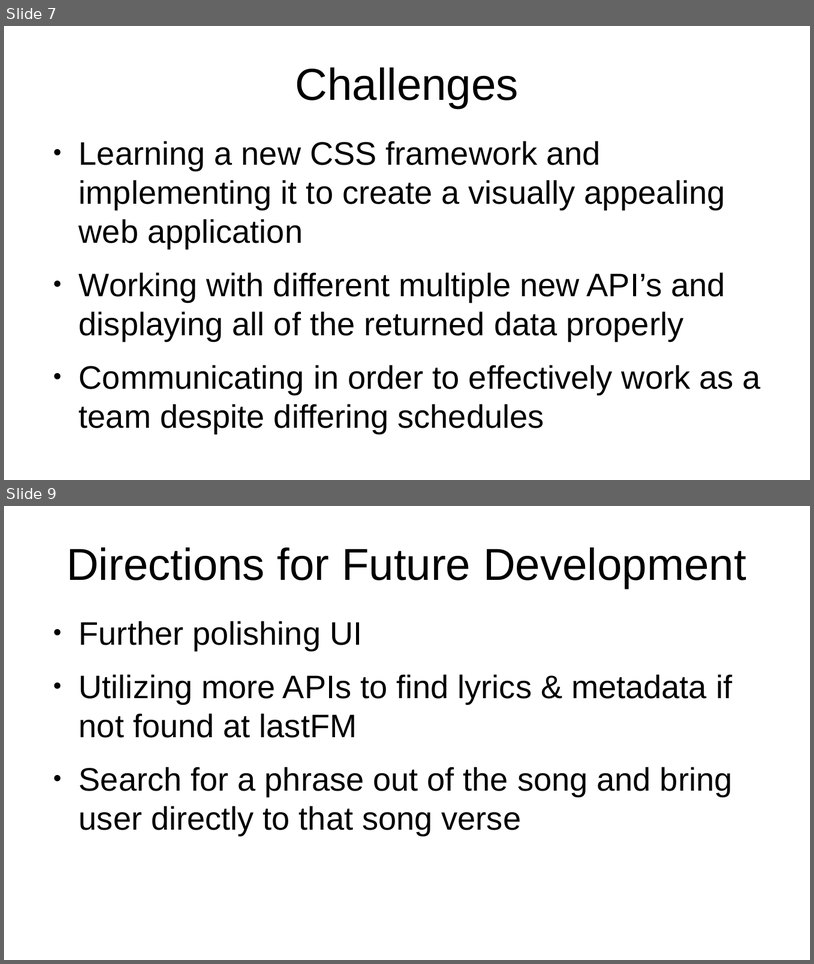
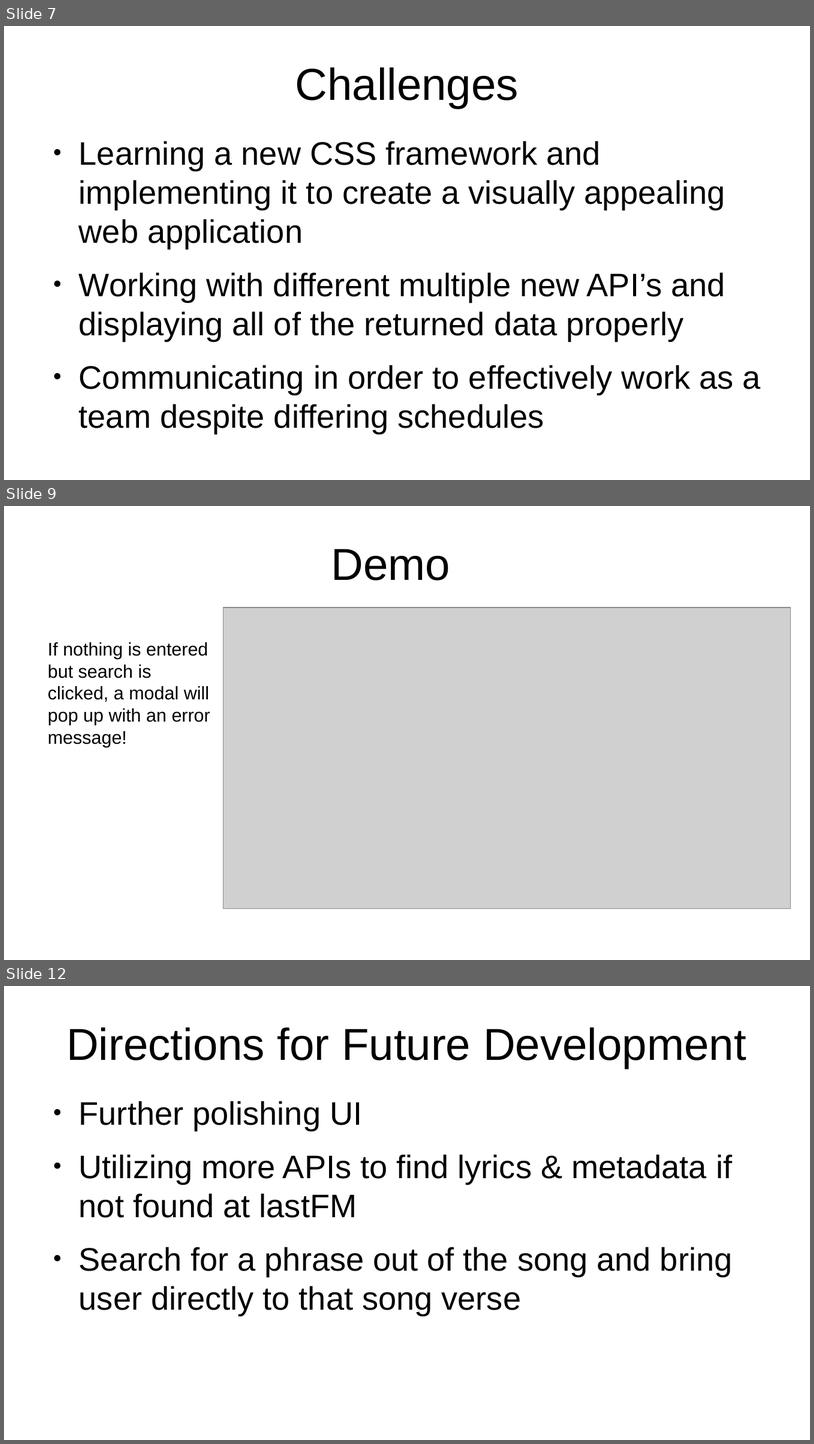
Before and after one commit to alexm1937/what-is-that-song, a slide deck: presentation.odp. Shown one above the other, each under a label of ours: slides 7 and 9 before the commit, slides 7, 9 and 12 after it; the slides between them are not shown. The pictures are 814x964 and 814x1444 pixels, drawn with LibreOffice and Linux fonts; fonts in the diff are those of the drawing; grey boxes stand for pictures. Boxes give left, top, right and bottom in pixels: in the first picture for what was removed or moved away, otherwise in the second. Text is boxed around its words. In the diff, an @@ line names an element or a change of style, - is before the commit and + after.

```diff
--- a/presentation.odp
+++ b/presentation.odp
@@ slide 9 added at box(4, 506, 810, 960), background #FFFFFF @@
@@ title added at box(331, 549, 450, 580), 44 pt, text #000000 @@
+Demo
@@ picture added at box(224, 608, 791, 909) @@
@@ text added at box(48, 642, 210, 747), 18 pt, text #000000 @@
+If nothing is entered but search is clicked, a modal will pop up with an error message!
@@ what was slide 9 is now slide 12 @@
```
Also in this commit, not shown: 1 slide changed, 4 other slides added, 2 slides removed, 1 other file.
